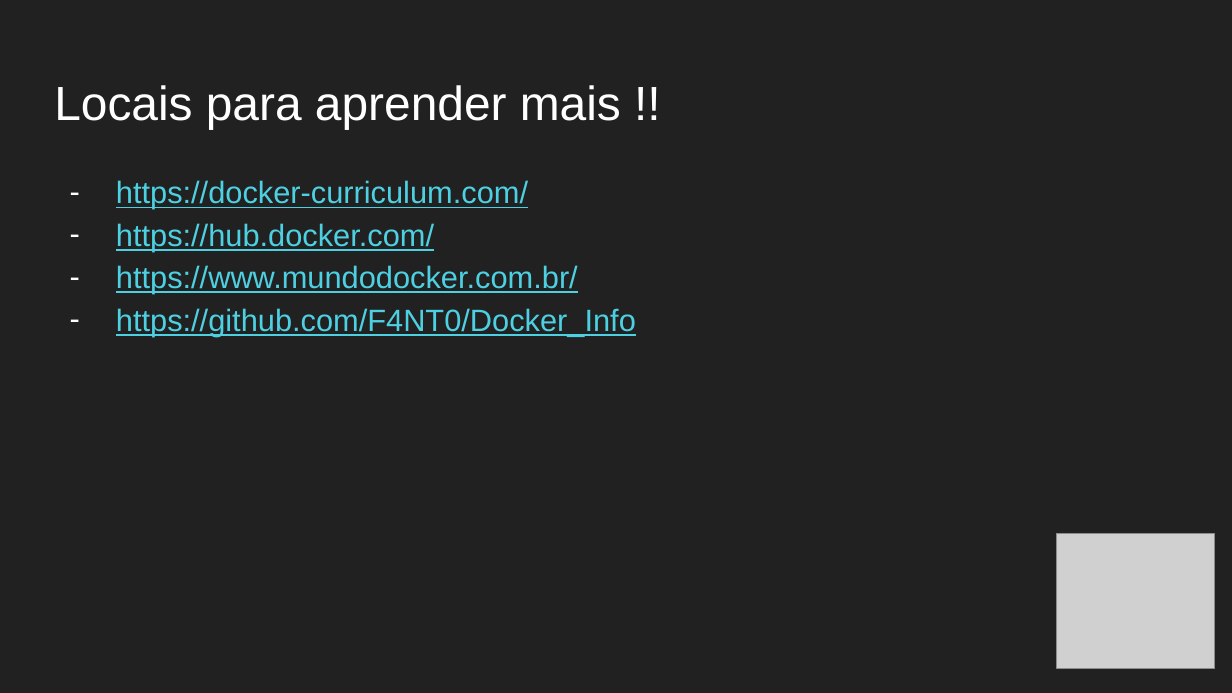
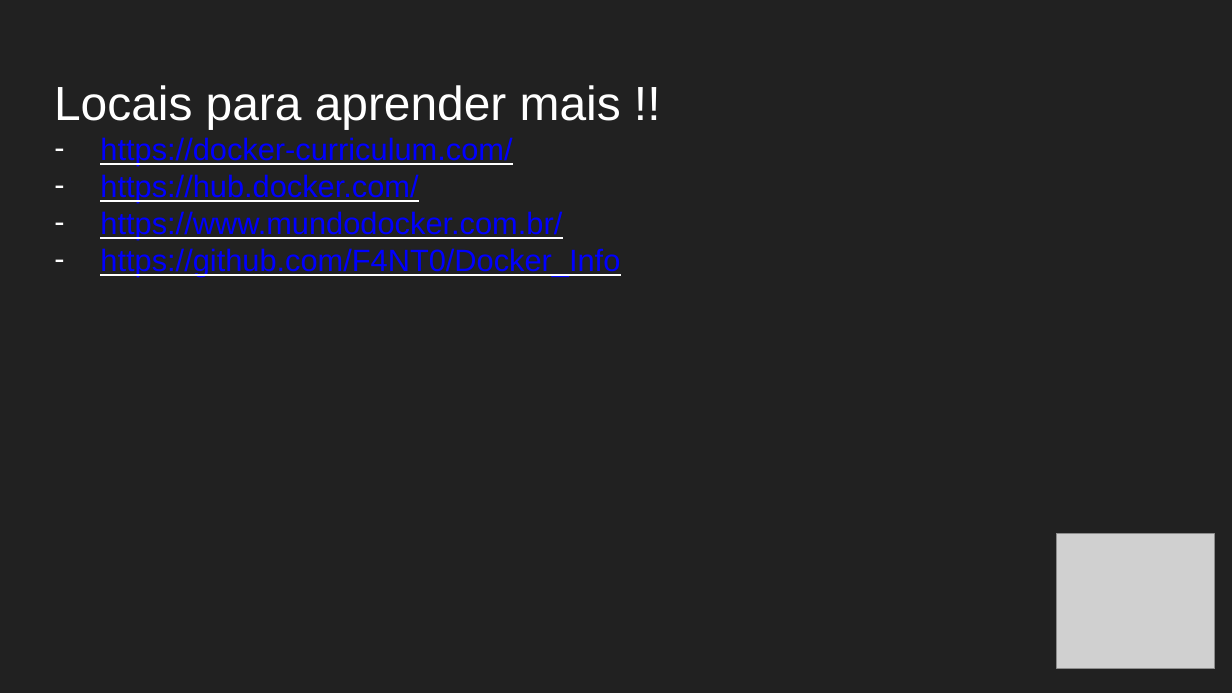
Before and after one commit to F4NT0/D0CK3R, a slide deck: slide 31 of Aula_Docker.pptx (slide 30 before the commit). Drawn at 1232x693 pixels with LibreOffice and Linux fonts; fonts in the diff are those of the drawing; grey boxes stand for pictures. Boxes give left, top, right and bottom in pixels: in the first picture for what was removed or moved away, otherwise in the second. Text is boxed around its words. In the diff, an @@ line names an element or a change of style, - is before the commit and + after.

```diff
--- a/Aula_Docker.pptx
+++ b/Aula_Docker.pptx
@@ text "https://docker-curriculum.com/": place and size @@
-text "https://docker-curriculum.com/" at bbox=[116, 180, 636, 336]
+text "https://docker-curriculum.com/" at bbox=[100, 137, 620, 277]
@@ text "https://docker-curriculum.com/" at bbox=[100, 137, 620, 277]: text colour #4DD0E1 to #0000FF; indent changed; line spacing 1.15 to 1 @@
```
Also in this commit, not shown: 27 other slides changed, 1 slide added.
